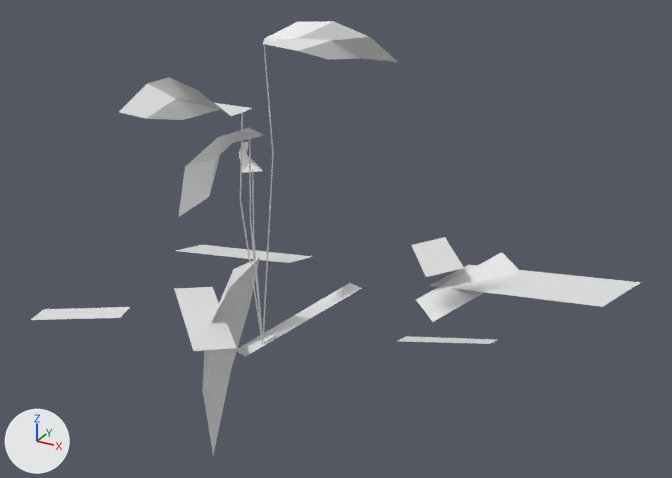
One commit to the OBJ model game/assets/models/plants/SM_Plant_ShadeGrassTuft_Leaf.obj: the scene before it, then after it.
One viewpoint serves both versions: a camera (50 mm lens) standing at (0.854, -1.267, 0.883) and looking at (0.069, 0.16, 0.169). Arrows for +X, +Y and +Z are at lower left; the lights stay in place. The older version comes first. Where no turn or scale is listed for an object, it has been applied to the vertices.

Objects in the first picture: 'SM_Plant_ShadeGrassTuft_Leaf'.
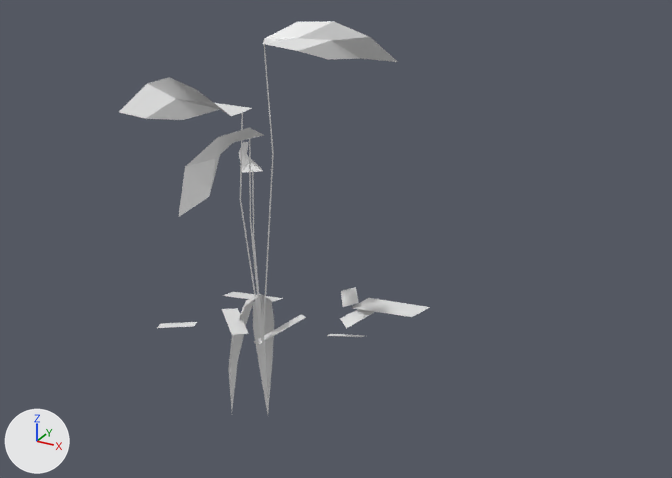
Location of each change, [x1, y1, x2, y2] in pixels of the pictures (672 x 478 px; the box of a moved part takes in the faces that stretch with it):
'SM_Plant_ShadeGrassTuft_Leaf', reshaped (49% narrower, 9% shorter): before [31, 21, 641, 455]; after [119, 21, 430, 414]
part 1 of me_sm_plant_shadegrasstuft_leaf, moved or reshaped: before [31, 237, 641, 455]; after [157, 287, 430, 414]

The change, as a diff of the scene's bpy script:
```diff
--- a/game/assets/models/plants/SM_Plant_ShadeGrassTuft_Leaf.obj.py
+++ b/game/assets/models/plants/SM_Plant_ShadeGrassTuft_Leaf.obj.py
@@ me_sm_plant_shadegrasstuft_leaf @@
 # used by ob_sm_plant_shadegrasstuft_leaf; location = (0.0, 0.0, 0.0)
-me_sm_plant_shadegrasstuft_leaf.from_pydata(...)  # 131 vertices, 136 faces; spans x -0.432..0.604, y -0.291..0.6, z -0.319..0.597
+me_sm_plant_shadegrasstuft_leaf.from_pydata(...)  # 141 vertices, 148 faces; spans x -0.314..0.267, y -0.291..0.27, z -0.227..0.597
+# me_sm_plant_shadegrasstuft_leaf part 1
+# 6 vertices are removed from x 0.0..0.604, y 0.0..0.6, z -0.004..0.18
+# 6 faces are deleted
+# 37 vertices move from x -0.432..0.411, y -0.171..0.47, z -0.319..0.139 to x -0.195..0.185, y -0.076..0.212, z -0.19..0.082
+# 16 vertices are added at x -0.053..0.267, y 0.0..0.27, z -0.227..0.108
+# 18 new faces join them
```
